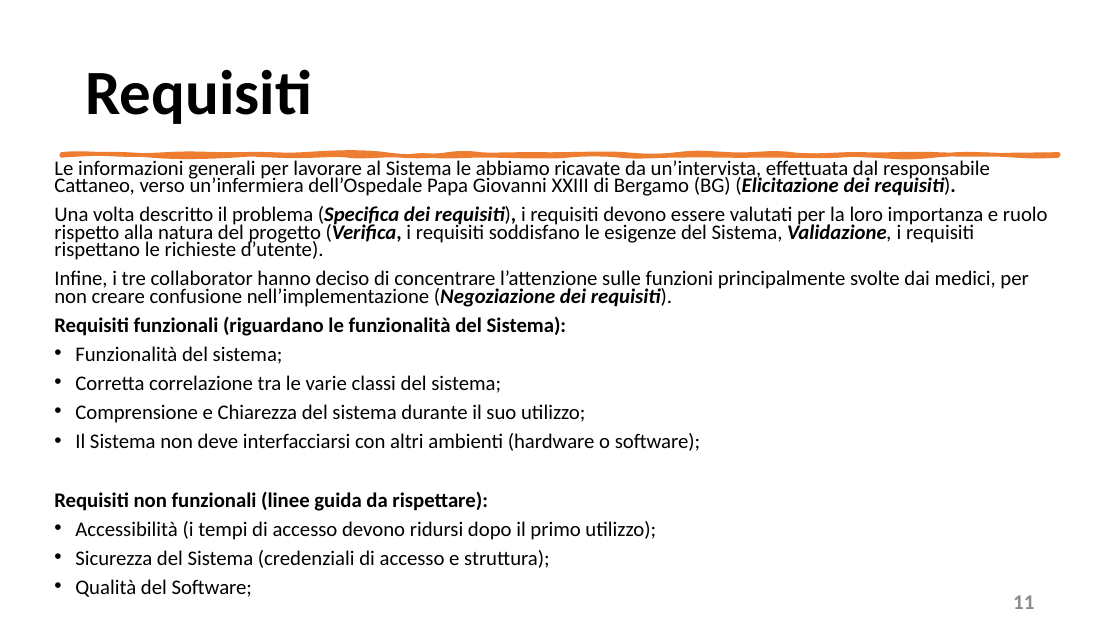
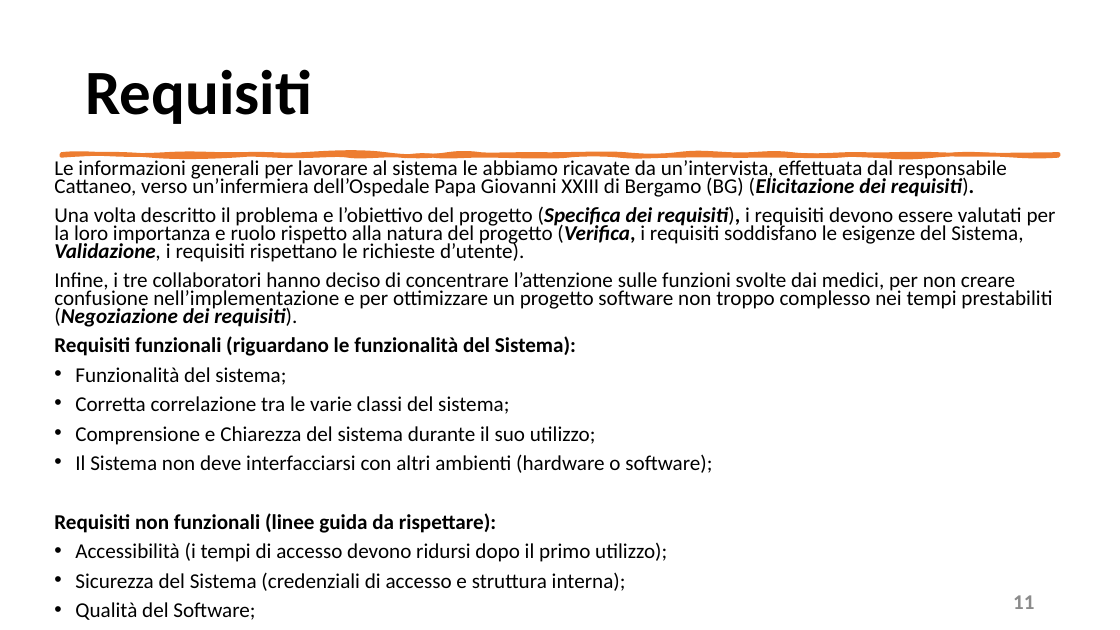
Before and after one commit to mangilimatteo/Progetto_Ingegneria_Software_Cattaneo_Mangili_Saini, a slide deck: slide 11 of Presentazione/Presentazione_Progetto.pptx. Drawn at 1120x630 pixels with LibreOffice and Linux fonts; fonts in the diff are those of the drawing. Boxes give left, top, right and bottom in pixels: in the first picture for what was removed or moved away, otherwise in the second. Text is boxed around its words. In the diff, an @@ line names an element or a change of style, - is before the commit and + after.

```diff
--- a/Presentazione/Presentazione_Progetto.pptx
+++ b/Presentazione/Presentazione_Progetto.pptx
@@ text at (54, 157, 1056, 327): text changed; size 17.8 to 18.2 pt @@
-Le informazioni generali per lavorare al Sistema le abbiamo ricavate da un’intervista, effettuata dal responsabile Cattaneo, verso un’infermiera dell’Ospedale Papa Giovanni XXIII di Bergamo (BG) (Elicitazione dei requisiti).
-Una volta descritto il problema (Specifica dei requisiti), i requisiti devono essere valutati per la loro importanza e ruolo rispetto alla natura del progetto (Verifica, i requisiti soddisfano le esigenze del Sistema, Validazione, i requisiti rispettano le richieste d’utente).
-Infine, i tre collaborator hanno deciso di concentrare l’attenzione sulle funzioni principalmente svolte dai medici, per non creare confusione nell’implementazione (Negoziazione dei requisiti).
+Le informazioni generali per lavorare al sistema le abbiamo ricavate da un’intervista, effettuata dal responsabile Cattaneo, verso un’infermiera dell’Ospedale Papa Giovanni XXIII di Bergamo (BG) (Elicitazione dei requisiti).
+Una volta descritto il problema e l’obiettivo del progetto (Specifica dei requisiti), i requisiti devono essere valutati per la loro importanza e ruolo rispetto alla natura del progetto (Verifica, i requisiti soddisfano le esigenze del Sistema, Validazione, i requisiti rispettano le richieste d’utente).
+Infine, i tre collaboratori hanno deciso di concentrare l’attenzione sulle funzioni svolte dai medici, per non creare confusione nell’implementazione e per ottimizzare un progetto software non troppo complesso nei tempi prestabiliti (Negoziazione dei requisiti).
@@ text at (54, 336, 712, 620): size 17.8 to 18.2 pt in "Requisiti funzionali (riguardano le funzionalità del Sistema ...", "Funzionalità del sistema;", "Corretta correlazione tra le varie classi del ...", "Comprensione e Chiarezza del sistema durante il ..." and 4 more places @@
@@ text at (75, 572, 626, 591): text changed; size 17.8 to 18.2 pt @@
-• Sicurezza del Sistema (credenziali di accesso e struttura);
+• Sicurezza del Sistema (credenziali di accesso e struttura interna);
```
Also in this commit, not shown: 3 other slides changed, 3 other files.
